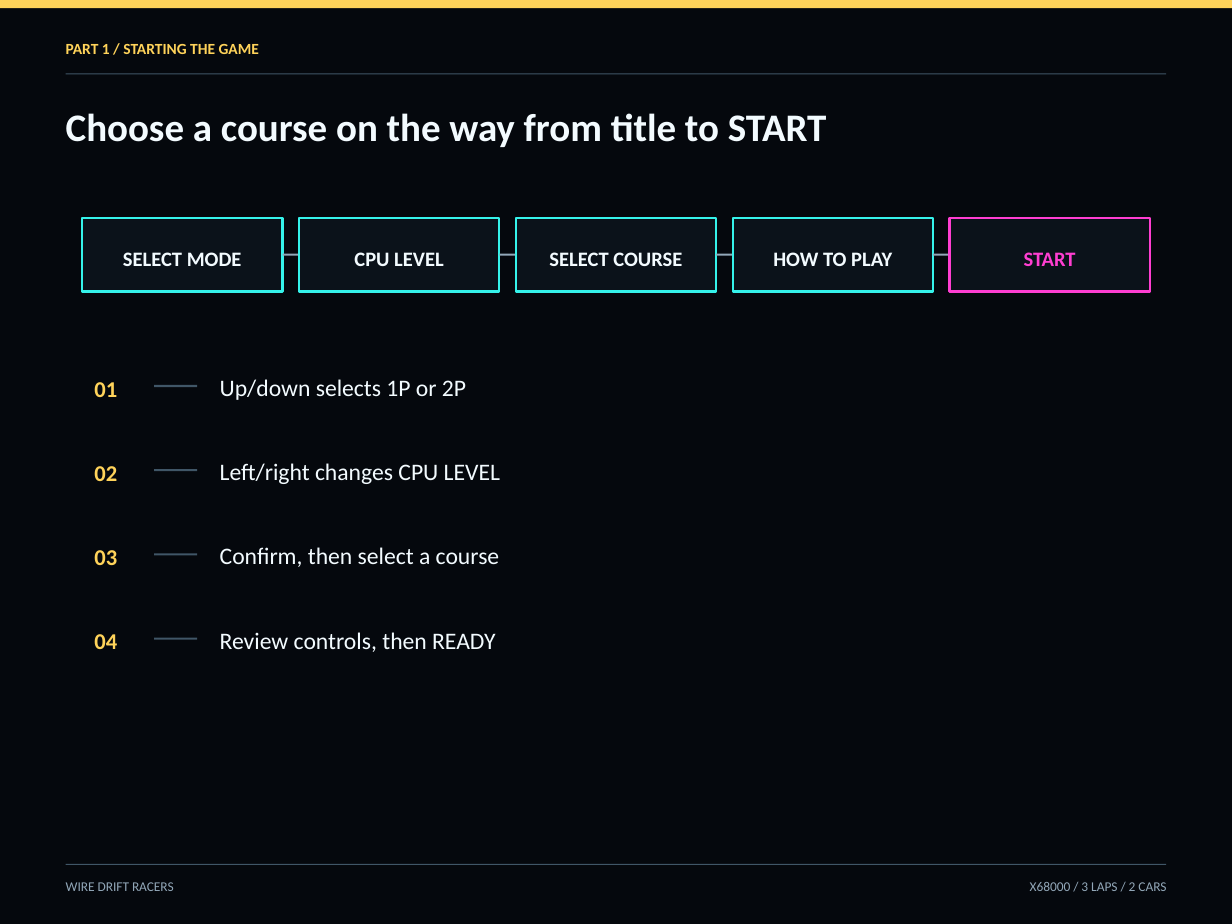
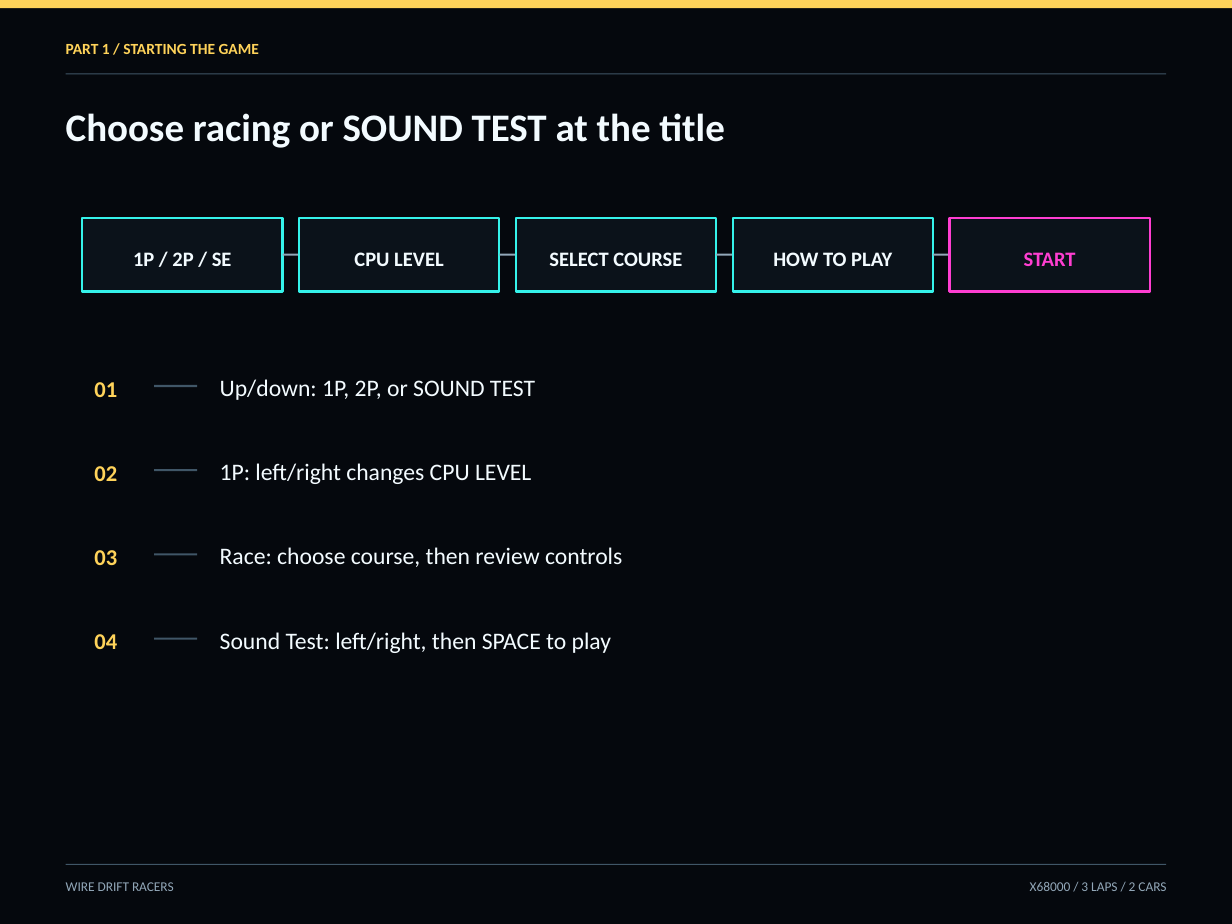
Before and after one commit to renatus-novus-x/wdrfrace, a slide deck: slide 4 of doc/manual-en.pptx. Drawn at 1232x924 pixels with LibreOffice and Linux fonts; fonts in the diff are those of the drawing. Boxes give left, top, right and bottom in pixels: in the first picture for what was removed or moved away, otherwise in the second. Text is boxed around its words. In the diff, an @@ line names an element or a change of style, - is before the commit and + after.

```diff
--- a/doc/manual-en.pptx
+++ b/doc/manual-en.pptx
@@ text at (x1=66, y1=113, x2=724, y2=148): text changed @@
-Choose a course on the way from title to START
+Choose racing or SOUND TEST at the title
@@ text at (x1=133, y1=252, x2=232, y2=266): text changed @@
-SELECT MODE
+1P / 2P / SE
@@ text at (x1=220, y1=379, x2=535, y2=400): text changed @@
-Up/down selects 1P or 2P
+Up/down: 1P, 2P, or SOUND TEST
@@ text at (x1=220, y1=463, x2=531, y2=484): text changed @@
-Left/right changes CPU LEVEL
+1P: left/right changes CPU LEVEL
@@ text at (x1=220, y1=547, x2=622, y2=567): text changed @@
-Confirm, then select a course
+Race: choose course, then review controls
@@ text at (x1=220, y1=632, x2=611, y2=653): text changed @@
-Review controls, then READY
+Sound Test: left/right, then SPACE to play
```
Also in this commit, not shown: 1 other slide changed, 16 other files.
